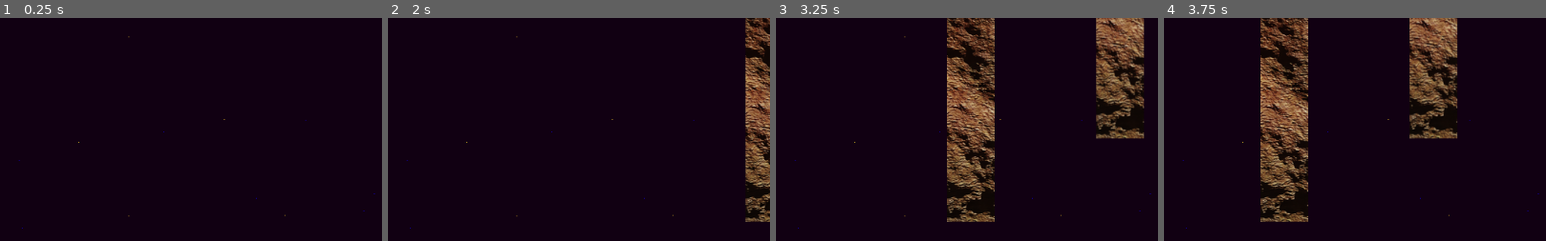
Above: before the commit, frames 1-4 (left to right).
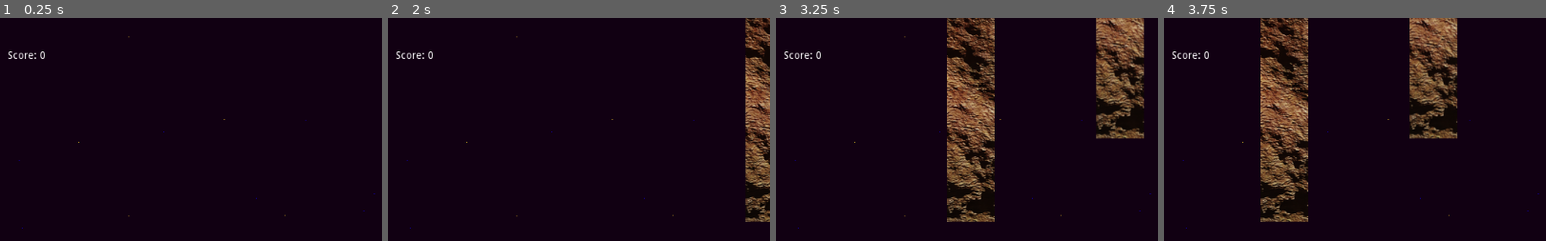
Above: after the commit, the same moments.

Repository: Chamerli-sh/Flappy-Things
Game: Godot game, scene res://World/World.tscn
Same seed, same stepped clock (60 frames per second), same inputs: the game is played once before the commit and once after it. The project has no main scene, so this scene is started directly.
Inputs:
- Up to frame 1 (0.25 s): no input
- Up to frame 2 (2 s): tap Up (jump) at 0.77, 1.52 s
- Up to frame 3 (3.25 s): tap Up (jump) at 3.02 s
- Up to frame 4 (3.75 s): no input
The pictures show only the part of the screen within x 36-86%, y 0-50%; the shares and areas given below are measured in that part.

The runs differ from the first frame. In frame 1, 0.2% of the frame differs, in the area x 2-12%, y 14-19%; in frame 2, 0.2%; in frame 3, 0.2%; in frame 4, 0.2%.

Commit message:
Display the score

Diff:
--- a/Global.gd
+++ b/Global.gd
@@ -5,3 +5,6 @@
 
 func add_score(score):
 	score += score
+
+func get_score():
+	return score
--- a/Pipe/Pipe.gd
+++ b/Pipe/Pipe.gd
@@ -6,8 +6,5 @@
 	translate(Vector2.LEFT * delta * MOVE_SPEED)
 
 func _on_Pipe_body_entered(body):
-	add_score()
-	pass
-
-func add_score():
-	Global.add_score(1)
+	if body.name == "Player":
+		Global.score += 1
--- /dev/null
+++ b/World/World.gd
@@ -0,0 +1,6 @@
+extends Node2D
+
+onready var score_label = $Control/Label
+
+func _process(delta):
+	score_label.set_text("Score: " + str(Global.score))
--- a/World/World.tscn
+++ b/World/World.tscn
@@ -1,10 +1,12 @@
-[gd_scene load_steps=4 format=2]
+[gd_scene load_steps=5 format=2]
 
 [ext_resource path="res://World/Background.png" type="Texture" id=1]
 [ext_resource path="res://Player/Player.tscn" type="PackedScene" id=2]
 [ext_resource path="res://World/PipeSpawner.gd" type="Script" id=3]
+[ext_resource path="res://World/World.gd" type="Script" id=4]
 
 [node name="World" type="Node2D"]
+script = ExtResource( 4 )
 
 [node name="Camera2D" type="Camera2D" parent="."]
 current = true
@@ -22,8 +24,28 @@
 [node name="ParallaxBackground" type="ParallaxBackground" parent="."]
 
 [node name="ParallaxLayer" type="ParallaxLayer" parent="ParallaxBackground"]
+__meta__ = {
+"_edit_group_": true,
+"_edit_lock_": true
+}
 
 [node name="Background" type="Sprite" parent="ParallaxBackground/ParallaxLayer"]
 texture = ExtResource( 1 )
 
+[node name="Control" type="Control" parent="."]
+margin_left = -128.0
+margin_top = -256.0
+margin_right = 128.0
+margin_bottom = -192.0
+__meta__ = {
+"_edit_use_anchors_": false
+}
+
+[node name="Label" type="Label" parent="Control"]
+margin_right = 40.0
+margin_bottom = 14.0
+__meta__ = {
+"_edit_use_anchors_": false
+}
+
 [connection signal="timeout" from="PipeSpawner/Timer" to="PipeSpawner" method="_on_Timer_timeout"]
